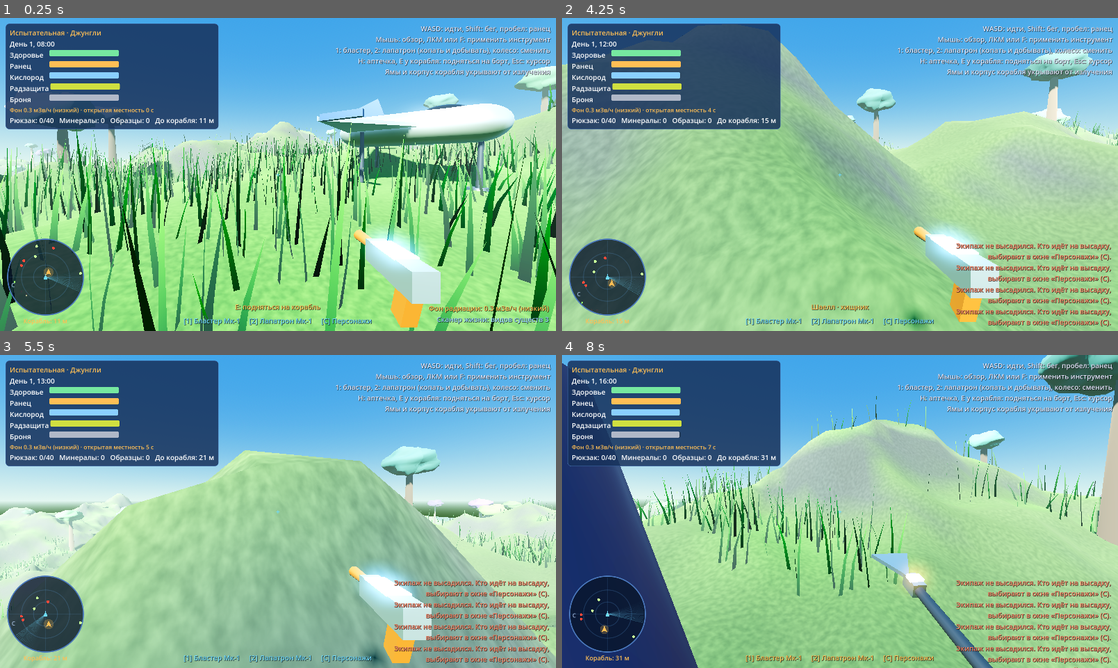
Above: before the commit, frames 1-4 (two rows, left to right).
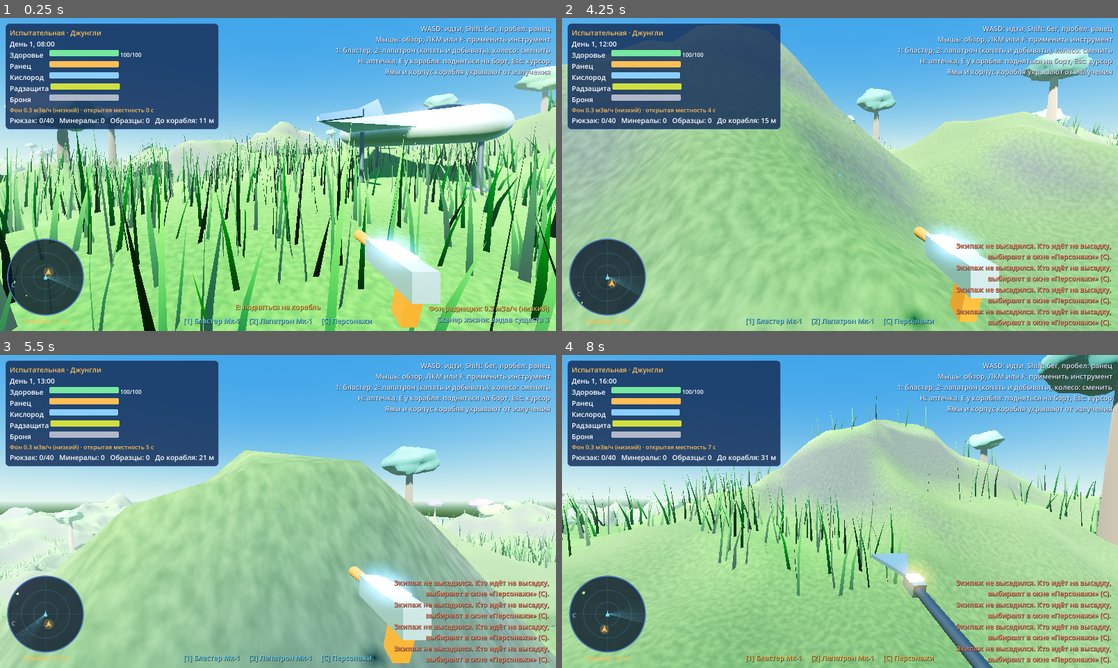
Above: after the commit, the same moments.

Repository: kinzhagulovav-png/SW
Game: Godot game, scene res://scenes/planet/planet_surface.tscn
The game is run twice, just before and just after one commit, with the same random seed, the same clock (stepped at 60 frames per second) and the same inputs. This scene is started directly instead of the project's main scene.
Inputs (mouse positions are in pixels of both pictures, inside the frame that each line leads up to):
- Up to frame 1 (0.25 s): no input
- Up to frame 2 (4.25 s): tap Enter at 0.5 s; move the mouse to (867, 174) at 0.52 s; hold W from 0.53 s (still down); tap Tab at 0.6 s; click (867, 174) at 0.67 s; tap Space at 0.77, 1.52, 3.02, 3.77 s; move the mouse to (812, 174) at 1.27 s; tap G at 1.35 s; move the mouse to (851, 168) at 2.02 s; tap T at 2.1 s; move the mouse to (834, 180) at 2.77 s; tap X at 2.85 s; click (834, 180) at 2.92 s; move the mouse to (878, 177) at 3.52 s; tap V at 3.6 s
- Up to frame 3 (5.5 s): keep holding W; move the mouse to (233, 508) at 4.27 s; tap B at 4.35 s; tap Space at 4.52 s; move the mouse to (283, 511) at 5.02 s; tap E at 5.1 s; click (283, 511) at 5.17 s
- Up to frame 4 (8 s): move the mouse to (817, 505) at 5.77 s; release W at 5.78 s; hold D 5.78-6.53 s; tap 1 at 5.85 s; tap Space at 6.02, 6.77, 7.52 s; move the mouse to (867, 511) at 6.52 s; hold W from 6.53 s (still down); tap 2 at 6.6 s; move the mouse to (812, 511) at 7.27 s; tap H at 7.35 s; click (812, 511) at 7.42 s

The runs differ from the first frame. In frame 1, less than 0.1% of the frame differs, in the area x 3-61%, y 11-82%; in frame 2, 0.2%; in frame 3, less than 0.1%; in frame 4, 12%, in the area x 0-26%, y 2-100%.

Commit message:
Полоски здоровья у существ и персонажей
У каждой особи свой запас здоровья (вид, размер, мутация, ±20%), у персонажей
он зависит от роли и Выносливости. Над существами и экипажем полоски, у
капитана число на шкале.

Co-Authored-By: Claude Opus 5.5 (1M context) <noreply@anthropic.com>
Claude-Session: https://claude.ai/code/session_019WwXvzvTVHF1hrF1Hh8K6d

Diff:
--- /dev/null
+++ b/scripts/common/health_bar.gd
@@ -0,0 +1,28 @@
+class_name HealthBar
+extends RefCounted
+## Полоска здоровья над существом или персонажем. Всегда повёрнута к камере.
+## Ширина полоски растёт с запасом здоровья, поэтому крепкого зверя видно сразу.
+## Доля здоровья передаётся в шейдер (shaders/health_bar.gdshader) через параметр экземпляра.
+
+const SHADER := preload("res://shaders/health_bar.gdshader")
+
+## Новая полоска. max_hp задаёт ширину: 100 здоровья — 1 м.
+static func make(max_hp: float, col: Color) -> MeshInstance3D:
+	var mat := ShaderMaterial.new()
+	mat.shader = SHADER
+	var q := QuadMesh.new()
+	q.size = Vector2(clamp(max_hp / 100.0, 0.5, 2.2), 0.13)
+	q.material = mat
+	var m := MeshInstance3D.new()
+	m.mesh = q
+	m.cast_shadow = GeometryInstance3D.SHADOW_CASTING_SETTING_OFF
+	m.set_instance_shader_parameter("fill", col)
+	return m
+
+
+static func set_value(bar: MeshInstance3D, hp: float, max_hp: float) -> void:
+	bar.set_instance_shader_parameter("frac", clamp(hp / max(max_hp, 1.0), 0.0, 1.0))
+
+
+static func temper_color(temper: String) -> Color:
+	return {"passive": Color("#7fe07a"), "neutral": Color("#ffb040"), "aggressive": Color("#ff4a3a")}.get(temper, Color.WHITE)
--- a/scripts/core/game_state.gd
+++ b/scripts/core/game_state.gd
@@ -131,6 +131,10 @@
 	return best
 
 
+func max_health() -> float:
+	return People.max_hp(hero)
+
+
 func gear(slot: String) -> Dictionary:
 	return hero.gear.get(slot, {})
 
--- a/scripts/core/people.gd
+++ b/scripts/core/people.gd
@@ -8,12 +8,14 @@
 ## Персонаж: {"name", "role", "skills": {id: уровень}, "xp": {id: опыт}, "gear": {слот: {"id","mk","cond"}}}
 
 const MAX_LEVEL := 10
+## Запас здоровья по роли. Выносливость добавляет по 8 за уровень.
+const ROLE_HP := {"капитан": 100, "учёный": 80, "второй пилот": 90, "боец": 140, "механик": 110}
 
 const SKILLS := {
 	"accuracy": {"name": "Точность", "color": Color("#ff7a5a"),
 		"desc": "Урон бластера +8% за уровень и легче попасть. Опыт: попадания и победы над зверями."},
 	"endurance": {"name": "Выносливость", "color": Color("#ffb04a"),
-		"desc": "Кислород и радзащита тратятся на 4% медленнее за уровень, здоровье восстанавливается. Опыт: время на открытой местности."},
+		"desc": "Здоровье +8 за уровень, кислород и радзащита тратятся на 4% медленнее, здоровье восстанавливается. Опыт: время на открытой местности."},
 	"geology": {"name": "Геология", "color": Color("#d8a060"),
 		"desc": "Шанс найти лишний минерал при раскопках +6% за уровень, детектор видит дальше. Опыт: найденные минералы и образцы."},
 	"science": {"name": "Наука", "color": Color("#9aff6a"),
@@ -77,6 +79,10 @@
 	return g
 
 
+static func max_hp(p: Dictionary) -> float:
+	return float(ROLE_HP.get(p.get("role", ""), 100)) + 8.0 * level(p, "endurance")
+
+
 static func level(p: Dictionary, skill: String) -> int:
 	return int(p.get("skills", {}).get(skill, 0))
 
@@ -140,7 +146,7 @@
 
 
 static func weapon_damage(e: Dictionary) -> float:
-	return power(e) if not e.is_empty() else 0.0
+	return power(e) * 20.0 if not e.is_empty() else 0.0
 
 
 static func weapon_cooldown(e: Dictionary) -> float:
@@ -177,7 +183,7 @@
 		"boots":
 			return "скорость ×%.2f" % boots_mult(e)
 		"weapon":
-			return "урон %.1f, выстрел раз в %.2f с" % [weapon_damage(e), weapon_cooldown(e)]
+			return "урон %d, выстрел раз в %.2f с" % [int(weapon_damage(e)), weapon_cooldown(e)]
 		"jetpack":
 			return "полёт %.1f с" % (1.6 * jet_mult(e))
 		"backpack":
--- a/scripts/planet/crew_squad.gd
+++ b/scripts/planet/crew_squad.gd
@@ -27,9 +27,12 @@
 	for c in GameState.crew:
 		if not c.get("lands", true):
 			continue
-		var m := {"p": c, "hp": 100.0, "order": "follow", "spot": Vector3.ZERO, "target": {}, "cd": 0.0,
+		var m := {"p": c, "hp": People.max_hp(c), "max": People.max_hp(c), "order": "follow", "spot": Vector3.ZERO, "target": {}, "cd": 0.0,
 			"load": {"minerals": {}, "samples": []}, "down": false, "phase": 0.0, "slot": i, "endure": 0.0, "back_to": ""}
 		m["node"] = _make_body(c)
+		m["bar"] = HealthBar.make(m.max, Color("#7fe0ff"))
+		m.bar.position.y = 2.15
+		m.node.add_child(m.bar)
 		var pp: Vector3 = surface.player.position
 		var pos := pp + Vector3(-2.0 - i * 1.5, 0, 2.0 + i)
 		m.node.position = Vector3(pos.x, surface.ground(pos.x, pos.z), pos.z)
@@ -112,7 +115,7 @@
 	tag.billboard = BaseMaterial3D.BILLBOARD_ENABLED
 	tag.modulate = col.lightened(0.3)
 	tag.outline_size = 8
-	tag.position.y = 2.35
+	tag.position.y = 2.5
 	tag.name = "Tag"
 	g.add_child(tag)
 	return g
@@ -445,6 +448,7 @@
 	if m.down:
 		return
 	m.hp = max(0.0, float(m.hp) - amount)
+	HealthBar.set_value(m.bar, m.hp, m.max)
 	if m.hp <= 0.0:
 		m.down = true
 		m.order = "wait"
@@ -474,7 +478,8 @@
 		return true
 	GameState.add_item("medkit", -1)
 	m.down = false
-	m.hp = 40.0
+	m.hp = float(m.max) * 0.4
+	HealthBar.set_value(m.bar, m.hp, m.max)
 	m.order = "follow"
 	surface._notify("%s снова на ногах." % m.p.name, Color("#76e8a0"))
 	return true
@@ -507,7 +512,7 @@
 		var m: Dictionary = members[i]
 		var state: String = "БЕЗ СОЗНАНИЯ" if m.down else ORDERS[m.order]
 		var bag := _load_size(m)
-		lines.append("%s %s · ♥%d · %s%s" % ["▶" if selected == i or selected < 0 else "  ", m.p.name, int(m.hp), state,
+		lines.append("%s %s · ♥%d/%d · %s%s" % ["▶" if selected == i or selected < 0 else "  ", m.p.name, ceili(m.hp), int(m.max), state,
 			" · рюкзак %d" % bag if bag > 0 else ""])
 	lines.append("G за мной · T ждать · V копать · B атака · X к кораблю")
 	_panel.text = "\n".join(lines)
--- a/scripts/planet/fauna.gd
+++ b/scripts/planet/fauna.gd
@@ -63,12 +63,16 @@
 			"color": col,
 			"glow": Color.from_hsv(r.randf(), 0.8, 1.0) * 2.5 if mutant else Color(3.5, 2.2, 0.5),
 			"size": float(st.size) * r.randf_range(0.8, 1.35) * (1.25 if mutant else 1.0),
-			"hp": int(st.hp) + (2 if mutant else 0),
+			"hp": 0,
 			"dmg": float(st.dmg) * (1.5 if mutant else 1.0) * danger,
 			"walk": float(st.walk),
 			"run": float(st.run) * (1.15 if mutant else 1.0),
 			"count": r.randi_range(2, 5) if plan != "rockback" else r.randi_range(1, 3),
 		})
+	# Запас здоровья: от тела, размера и мутации. Крупные и мутанты крепче.
+	for sp in out:
+		var st: Dictionary = PLAN_STATS[sp.plan]
+		sp.hp = int(round((float(st.hp) * 20.0 + (40.0 if sp.mutant else 0.0)) * float(sp.size) / float(st.size)))
 	return out
 
 
--- a/scripts/planet/planet_surface.gd
+++ b/scripts/planet/planet_surface.gd
@@ -71,6 +71,7 @@
 var _lab_time := 0.0
 
 var _hp_bar: ProgressBar
+var _hp_text: Label
 var _jet_bar: ProgressBar
 var _info: Label
 var _prompt: Label
@@ -728,7 +729,12 @@
 			c["sp"] = sp
 			c["home"] = home
 			c["target"] = home
-			c["hp"] = int(sp.hp)
+			# У каждой особи свой запас здоровья: ±20% от вида.
+			c["max_hp"] = round(float(sp.hp) * rng.randf_range(0.8, 1.2))
+			c["hp"] = c.max_hp
+			c["bar"] = HealthBar.make(c.max_hp, HealthBar.temper_color(sp.temper))
+			c.bar.position.y = 2.9  # узел зверя уже масштабирован по размеру
+			c.node.add_child(c.bar)
 			c["angry"] = sp.temper == "aggressive"
 			c["scared"] = 0.0
 			c["phase"] = rng.randf() * TAU
@@ -971,10 +977,10 @@
 	if GameState.count("medkit") <= 0:
 		_notify("Аптечек нет. Их делают на научной станции.", Color("#ff8a6a"))
 		return
-	if hp >= 100.0:
+	if hp >= GameState.max_health():
 		return
 	GameState.add_item("medkit", -1)
-	hp = min(100.0, hp + 60.0)
+	hp = min(GameState.max_health(), hp + 60.0)
 	_notify("Аптечка: +60 здоровья", Color("#76e8a0"))
 
 
@@ -1021,7 +1027,9 @@
 		_die()
 		return
 	var to_ship := ship.global_position.distance_to(player.global_position)
+	_hp_bar.max_value = GameState.max_health()
 	_hp_bar.value = hp
+	_hp_text.text = "%d/%d" % [ceili(hp), int(GameState.max_health())]
 	_jet_bar.value = jet / jet_max * 100.0
 	_o2_bar.value = GameState.suit.oxygen
 	_rad_bar.value = GameState.suit.rad
@@ -1048,7 +1056,7 @@
 	if not inside:
 		var look := _beast_in_sight()
 		if not look.is_empty():
-			hint = Fauna.describe(look.sp)
+			hint = "%s · здоровье %d из %d" % [Fauna.describe(look.sp), ceili(look.hp), int(look.max_hp)]
 	if inside:
 		hint = {"hatch": "E: выйти наружу", "cockpit": "E: взлететь", "lab": "E: научная работа (переработка, сборка, изучение образцов)", "bay": "Стойте в отсеке: радзащита и броня восстанавливаются"}.get(_ship_zone(), "")
 	elif squad.revive_hint() != "":
@@ -1157,6 +1165,7 @@
 ## Урон зверю от капитана или экипажа. Возвращает true, если зверь повержен.
 func damage_beast(b: Dictionary, dmg: float) -> bool:
 	b.hp -= dmg
+	HealthBar.set_value(b.bar, b.hp, b.max_hp)
 	# Раненый зверь: мирный убегает, остальные звереют.
 	if b.sp.temper == "passive":
 		b.scared = 6.0
@@ -1460,8 +1469,8 @@
 	if _endure_t >= 25.0:
 		_endure_t = 0.0
 		GameState.hero_xp("endurance", 1)
-	if GameState.lvl("endurance") > 0 and hp < 100.0:
-		hp = min(100.0, hp + 0.05 * GameState.lvl("endurance") * delta)
+	if GameState.lvl("endurance") > 0 and hp < GameState.max_health():
+		hp = min(GameState.max_health(), hp + 0.05 * GameState.lvl("endurance") * delta)
 	# Кислород.
 	suit.oxygen = max(0.0, suit.oxygen - 100.0 / 240.0 * float(profile.o2) * People.suit_o2_mult(sg) * endure * delta)
 	if suit.oxygen <= 0.0 and _use_spare("o2_can", "oxygen", 60.0):
@@ -1840,7 +1849,7 @@
 func _suit_inside(delta: float) -> void:
 	var suit: Dictionary = GameState.suit
 	suit.oxygen = min(100.0, suit.oxygen + 25.0 * delta)
-	hp = min(100.0, hp + 1.0 * delta)
+	hp = min(GameState.max_health(), hp + 1.0 * delta)
 	var zone := _ship_zone()
 	if zone == "bay":
 		# Чем дольше в отсеке, тем быстрее идёт восстановление.
@@ -1885,6 +1894,9 @@
 	_time = Label.new()
 	col.add_child(_time)
 	_hp_bar = _bar(col, "Здоровье", Color("#76e8a0"))
+	_hp_text = Label.new()
+	_hp_text.add_theme_font_size_override("font_size", 16)
+	_hp_bar.get_parent().add_child(_hp_text)
 	_jet_bar = _bar(col, "Ранец", Color("#ffbf55"))
 	_o2_bar = _bar(col, "Кислород", Color("#8ad0ff"))
 	_rad_bar = _bar(col, "Радзащита", Color("#d0e040"))
--- a/scripts/ui/ship_menu.gd
+++ b/scripts/ui/ship_menu.gd
@@ -175,7 +175,7 @@
 		GameState.takeoff_mass(), GameState.max_lift(), "   ПЕРЕГРУЗ: корабль не взлетит!" if over else ""],
 		Color("#ff6a4a") if over else Color("#ffbf55"), 19)
 	var su: Dictionary = GameState.suit
-	_label(box, "Скафандр: кислород %d%%, радзащита %d%%, броня %d%%.  Здоровье: %d.  Радзащиту и броню чинит отсек ремонта на корабле во время высадки." % [su.oxygen, su.rad, su.armor, GameState.health], Color("#d0e040"), 18)
+	_label(box, "Скафандр: кислород %d%%, радзащита %d%%, броня %d%%.  Здоровье: %d из %d.  Радзащиту и броню чинит отсек ремонта на корабле во время высадки." % [su.oxygen, su.rad, su.armor, GameState.health, GameState.max_health()], Color("#d0e040"), 18)
 	var groups := [["Минералы", Items.MINERALS], ["Материалы", Items.MATERIALS], ["Базовые элементы", Items.BASICS], ["Приборы и вещи", Items.DEVICES]]
 	var empty := true
 	for g in groups:
@@ -485,6 +485,14 @@
 func _fill_person(box: VBoxContainer, p: Dictionary) -> void:
 	var is_hero := is_same(p, GameState.hero)
 	_label(box, "%s · %s" % [p.name, "капитан корабля" if is_hero else p.role], Color("#ffbf55"), 24)
+	var hrow := _row(box)
+	var cur: float = GameState.health if is_hero else People.max_hp(p)
+	var hl := _label(hrow, "Здоровье", Color("#76e8a0"), 19)
+	hl.size_flags_horizontal = Control.SIZE_FILL
+	hl.custom_minimum_size = Vector2(170, 0)
+	_bar(hrow, cur, People.max_hp(p), Color("#76e8a0"), 230)
+	var hv := _label(hrow, "%d из %d  (роль %s, +8 за уровень Выносливости)" % [cur, People.max_hp(p), p.role], Color(0.9, 0.92, 1.0), 17)
+	hv.size_flags_horizontal = Control.SIZE_EXPAND_FILL
 	_label(box, "Навыки (уровень 0–%d). Верхняя шкала — уровень, нижняя — опыт до следующего." % People.MAX_LEVEL, Color("#6fdcff"), 20)
 	for id in People.SKILLS:
 		var sk: Dictionary = People.SKILLS[id]
--- /dev/null
+++ b/shaders/health_bar.gdshader
@@ -0,0 +1,14 @@
+shader_type spatial;
+render_mode unshaded, cull_disabled, shadows_disabled;
+instance uniform float frac = 1.0;
+instance uniform vec4 fill = vec4(0.4, 1.0, 0.5, 1.0);
+void vertex() {
+	MODELVIEW_MATRIX = VIEW_MATRIX * mat4(INV_VIEW_MATRIX[0], INV_VIEW_MATRIX[1], INV_VIEW_MATRIX[2], MODEL_MATRIX[3]);
+}
+void fragment() {
+	vec3 col = UV.x < frac ? fill.rgb : vec3(0.1, 0.12, 0.16);
+	if (UV.x < 0.02 || UV.x > 0.98 || UV.y < 0.12 || UV.y > 0.88) {
+		col = vec3(0.02, 0.03, 0.05);
+	}
+	ALBEDO = col;
+}
